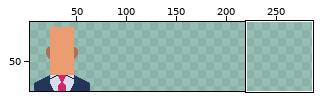
Two states of a sprite sheet, assets/characters.png. The first picture is a wide view before the edit; the outline marks the close-up.
Close-up. As it was:
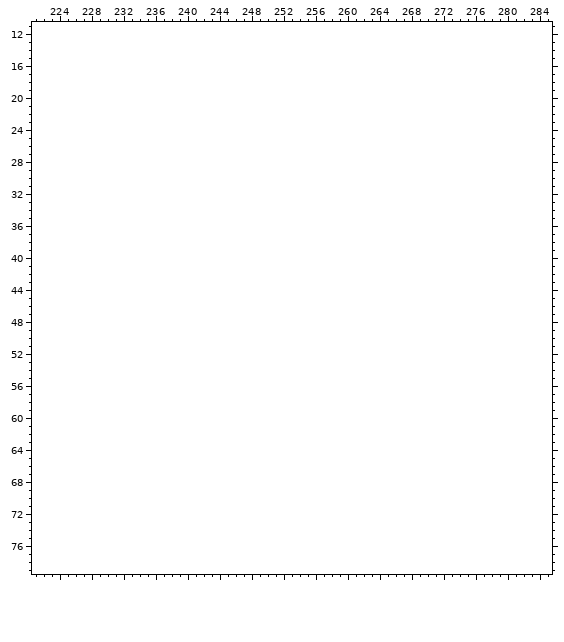
The file is 72x80 pixels. Shown: x 221..285, y 11..79. The old version is drawn lined up with the new one, on the new canvas. The wide view leaves out empty margins. The commit also changed other parts of the picture, which this record leaves out.
Once edited:
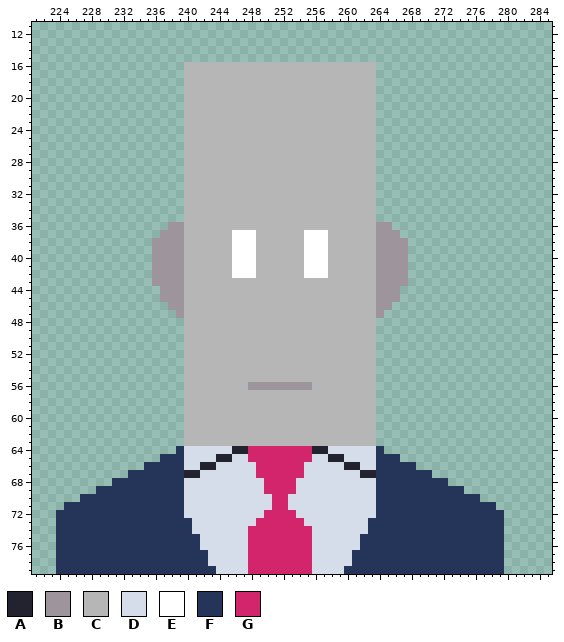
Palette (. is transparent): A #23232f  B #9e949b  C #b6b6b6  D #d5ddea  E #ffffff  F #253559  G #d3256c
Difference:
canvas 72x80 -> 288x80
y 16..35: x 240..263 ........................ -> CCCCCCCCCCCCCCCCCCCCCCCC
y 36: x 238..265 ............................ -> BBCCCCCCCCCCCCCCCCCCCCCCCCBB
y 37: x 237..266 .............................. -> BBBCCCCCCEEECCCCCCEEECCCCCCBBB
y 38..42: x 236..267 ................................ -> BBBBCCCCCCEEECCCCCCEEECCCCCCBBBB
y 43: x 236..267 ................................ -> BBBBCCCCCCCCCCCCCCCCCCCCCCCCBBBB
y 44..45: x 237..266 .............................. -> BBBCCCCCCCCCCCCCCCCCCCCCCCCBBB
y 46: x 238..265 ............................ -> BBCCCCCCCCCCCCCCCCCCCCCCCCBB
y 47: x 239..264 .......................... -> BCCCCCCCCCCCCCCCCCCCCCCCCB
y 48..55: x 240..263 ........................ -> CCCCCCCCCCCCCCCCCCCCCCCC
y 56: x 240..263 ........................ -> CCCCCCCCBBBBBBBBCCCCCCCC
y 57..63: x 240..263 ........................ -> CCCCCCCCCCCCCCCCCCCCCCCC
y 64: x 239..264 .......................... -> FDDDDDDAAGGGGGGGGAADDDDDDF
y 65: x 237..266 .............................. -> FFFDDDDAADDGGGGGGGGDDAADDDDFFF
y 66: x 235..268 .................................. -> FFFFFDDAADDDDDGGGGGGDDDDDAADDFFFFF
y 67: x 233..270 ...................................... -> FFFFFFFAADDDDDDDGGGGGGDDDDDDDAAFFFFFFF
y 68: x 231..272 .......................................... -> FFFFFFFFFDDDDDDDDDDGGGGDDDDDDDDDDFFFFFFFFF
y 69: x 229..274 .............................................. -> FFFFFFFFFFFDDDDDDDDDDGGGGDDDDDDDDDDFFFFFFFFFFF
y 70: x 227..276 .................................................. -> FFFFFFFFFFFFFDDDDDDDDDDDGGDDDDDDDDDDDFFFFFFFFFFFFF
y 71: x 225..278 ...................................................... -> FFFFFFFFFFFFFFFDDDDDDDDDDDGGDDDDDDDDDDDFFFFFFFFFFFFFFF
y 72: x 224..279 ........................................................ -> FFFFFFFFFFFFFFFFDDDDDDDDDDGGGGDDDDDDDDDDFFFFFFFFFFFFFFFF
y 73: x 224..279 ........................................................ -> FFFFFFFFFFFFFFFFFDDDDDDDDGGGGGGDDDDDDDDFFFFFFFFFFFFFFFFF
y 74: x 224..279 ........................................................ -> FFFFFFFFFFFFFFFFFDDDDDDDGGGGGGGGDDDDDDDFFFFFFFFFFFFFFFFF
y 75..76: x 224..279 ........................................................ -> FFFFFFFFFFFFFFFFFFDDDDDDGGGGGGGGDDDDDDFFFFFFFFFFFFFFFFFF
y 77..78: x 224..279 ........................................................ -> FFFFFFFFFFFFFFFFFFFDDDDDGGGGGGGGDDDDDFFFFFFFFFFFFFFFFFFF
y 79: x 224..279 ........................................................ -> FFFFFFFFFFFFFFFFFFFFDDDDGGGGGGGGDDDDFFFFFFFFFFFFFFFFFFFF
Changed places in both close-ups, as pixel boxes (x1, y1, x2, y2):
added: (56, 62, 504, 574)
